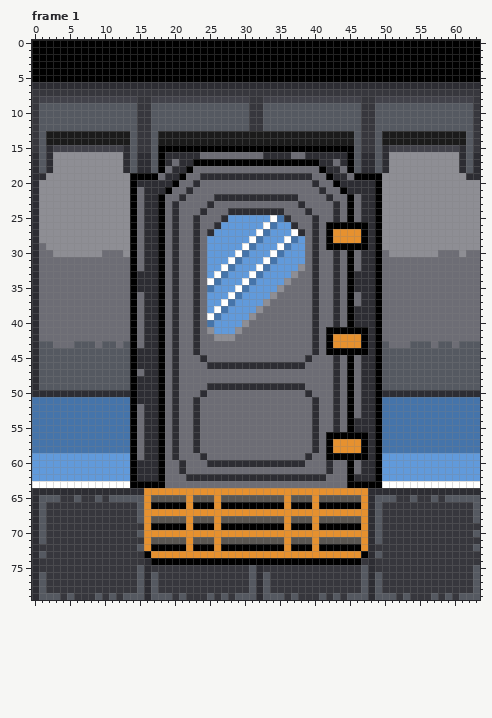
File history of a pixel-art file, Assets/Sprite/Interagibili/Door1/PortonePiano2.aseprite. This is how it looked before the edit.
64x80 pixels, 12 frames. Colours within 5 levels of each other are drawn and written as one. Shown: frame 1. The commit also changed other frames, which this record leaves out.
Once edited:
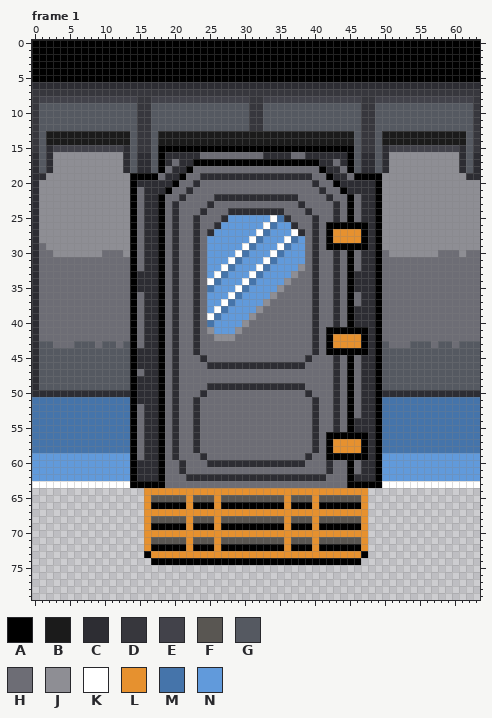
Palette (. is transparent): A #000000  B #1b1b1b  C #2d2d33  D #37373d  E #42424a  F #595652  G #555961  H #6d6d75  J #8e8e94  K #ffffff  L #e6912f  M #4574aa  N #619adb
What changed:
layer "Layer 18" removed
Frame 1:
y 64: x 0..15 CCCCCCCCCCCCCCCC -> ................; x 48..63 CCCCCCCCCCCCCCCC -> ................
y 65: x 0..15 CGGGDDGDDGDGGGGG -> ................; x 48..63 CGGGDDGDDGDGGGGG -> ................
y 66..68: x 0..15 CGDDDDDDDDDDDDDG -> ................; x 48..63 CGDDDDDDDDDDDDDG -> ................
y 69: x 0..15 CGDDDDDDDDDDDDDD -> ................; x 48..63 CGDDDDDDDDDDDDDD -> ................
y 70: x 0..15 CGDDDDDDDDDDDDDG -> ................; x 48..63 CGDDDDDDDDDDDDDG -> ................
y 71: x 0..15 CGDDDDDDDDDDDDDD -> ................; x 48..63 CGDDDDDDDDDDDDDD -> ................
y 72: x 0..15 CDDDDDDDDDDDDDDG -> ................; x 48..63 CDDDDDDDDDDDDDDG -> ................
y 73: x 0..15 CGDDDDDDDDDDDDDD -> ................; x 48..63 CGDDDDDDDDDDDDDD -> ................
y 74: x 0..16 CDDDDDDDDDDDDDDDC -> .................; x 47..63 DCDDDDDDDDDDDDDDD -> .................
y 75: x 0..63 CDDDDDDDDDDDDDDGCDDDDDDDDDDDDDDGCDDDDDDDDDDDDDDGCDDDDDDDDDDDDDDG -> ................................................................
y 76..78: x 0..63 CGDDDDDDDDDDDDDGCGDDDDDDDDDDDDDGCGDDDDDDDDDDDDDGCGDDDDDDDDDDDDDG -> ................................................................
y 79: x 0..63 CGGGDGDDDGDGDGGGCGGGDGDDDGDGDGGGCGGGDGDDDGDGDGGGCGGGDGDDDGDGDGGG -> ................................................................
